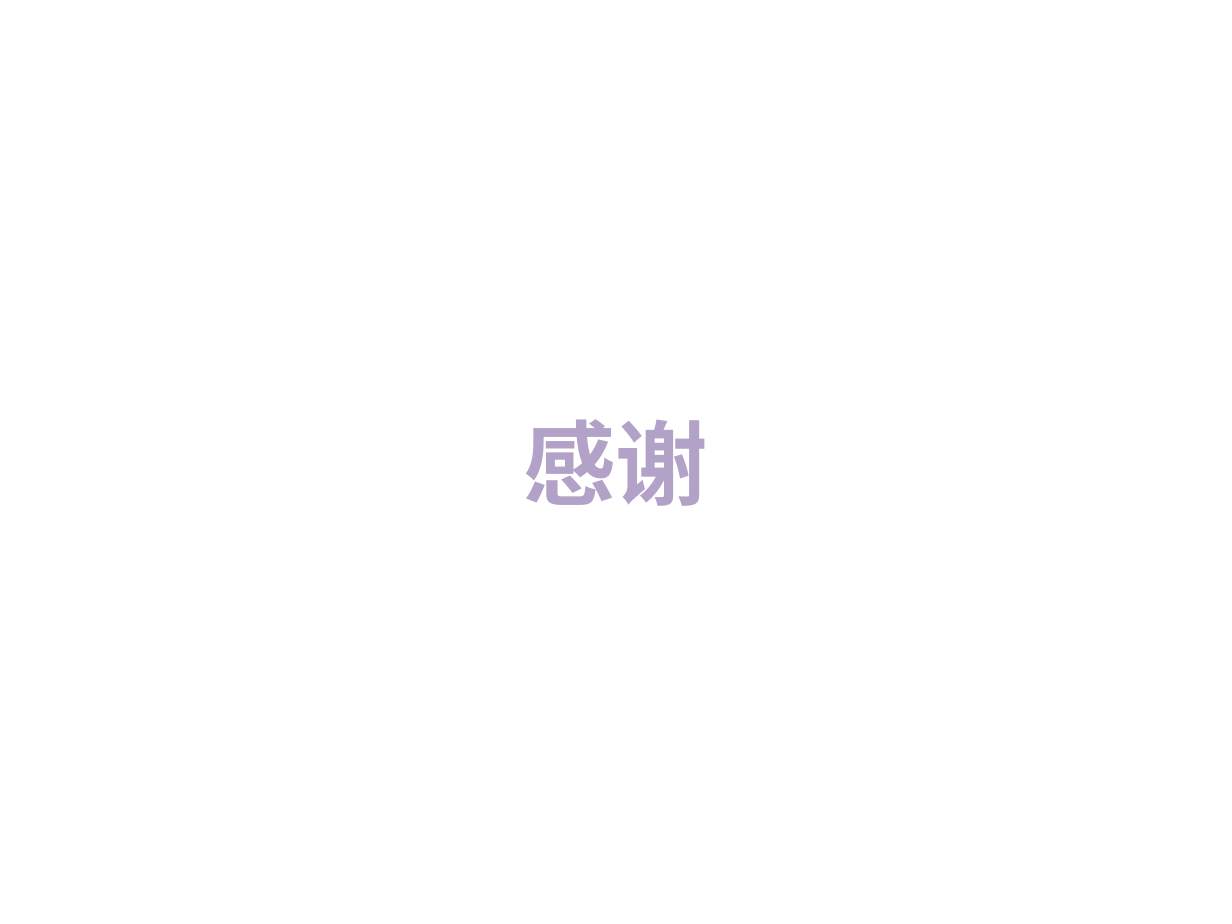
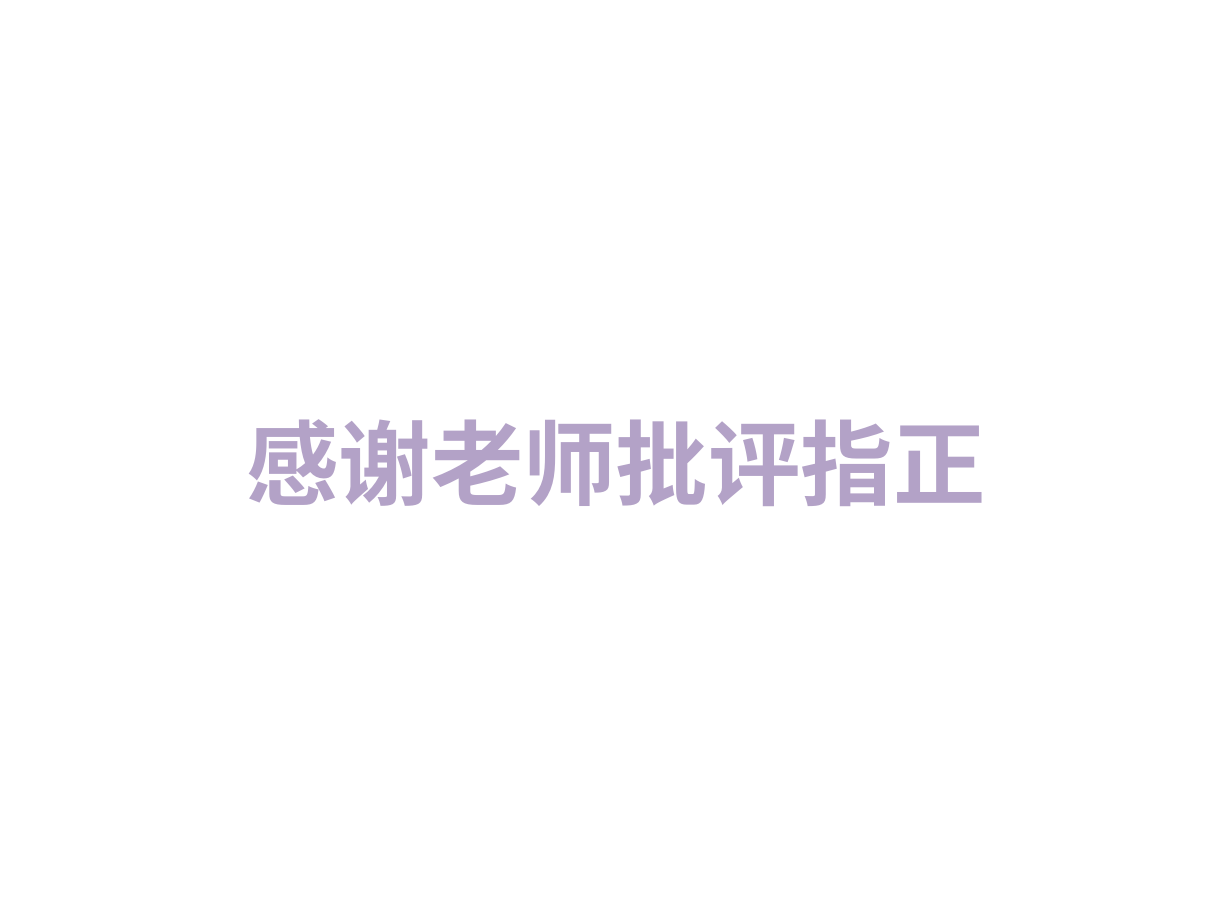
Before and after one commit to guoqinlong/Master-Thesis, a slide deck: slide 22 of 郭秦龙初稿汇报.pptx. Drawn at 1232x924 pixels with LibreOffice and Linux fonts; fonts in the diff are those of the drawing; background and template pictures are left out. Boxes give left, top, right and bottom in pixels: in the first picture for what was removed or moved away, otherwise in the second. Text is boxed around its words. In the diff, an @@ line names an element or a change of style, - is before the commit and + after.

```diff
--- a/郭秦龙初稿汇报.pptx
+++ b/郭秦龙初稿汇报.pptx
@@ text at (x1=246, y1=419, x2=985, y2=506): text changed @@
-感谢
+感谢老师批评指正
```
Also in this commit, not shown: 2 other slides changed.
